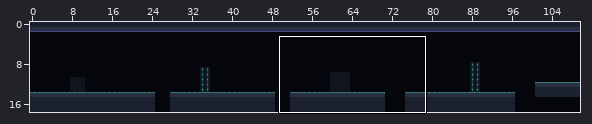
Two states of a Tiled map (JSON), public/assets/levels/level1.tmj. Above, an overview of the earlier version with the close-up marked.
Close-up. Before the commit:
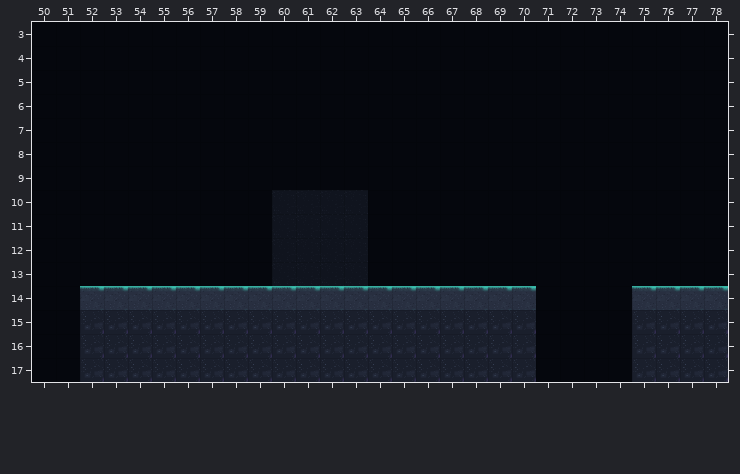
Cells are 32x32 px. Shown: x 50..78, y 3..17. The commit also changed other parts of the map, which this record leaves out.
Once edited:
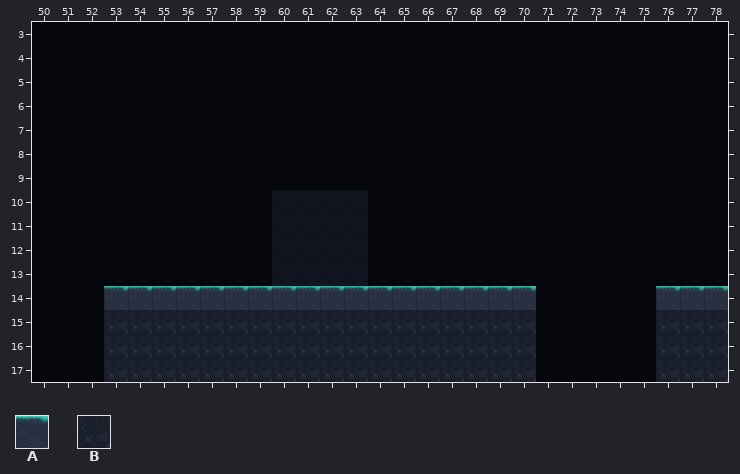
Key: from "cave_tiles": A 0, B 1.
_ is an empty cell, . an unchanged one.
Changes in this commit:
--- layer "ground"
@@ x 52..75 @@
-14 A......................A
-15 B......................B
-16 B......................B
-17 B......................B
+14 _......................_
+15 _......................_
+16 _......................_
+17 _......................_
Boxes around the changes in both close-ups, in picture pixels (x1, y1, x2, y2):
removed: (80, 286, 104, 382)
removed: (632, 286, 656, 382)
